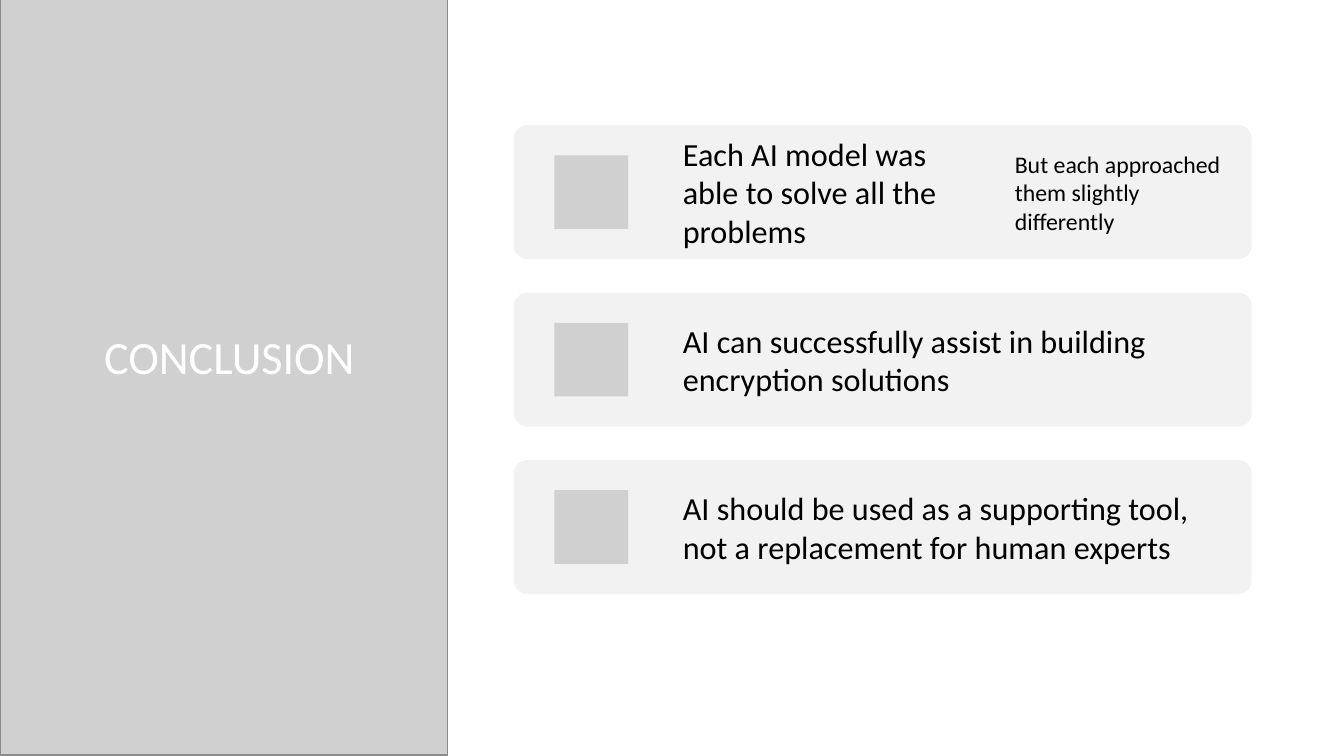
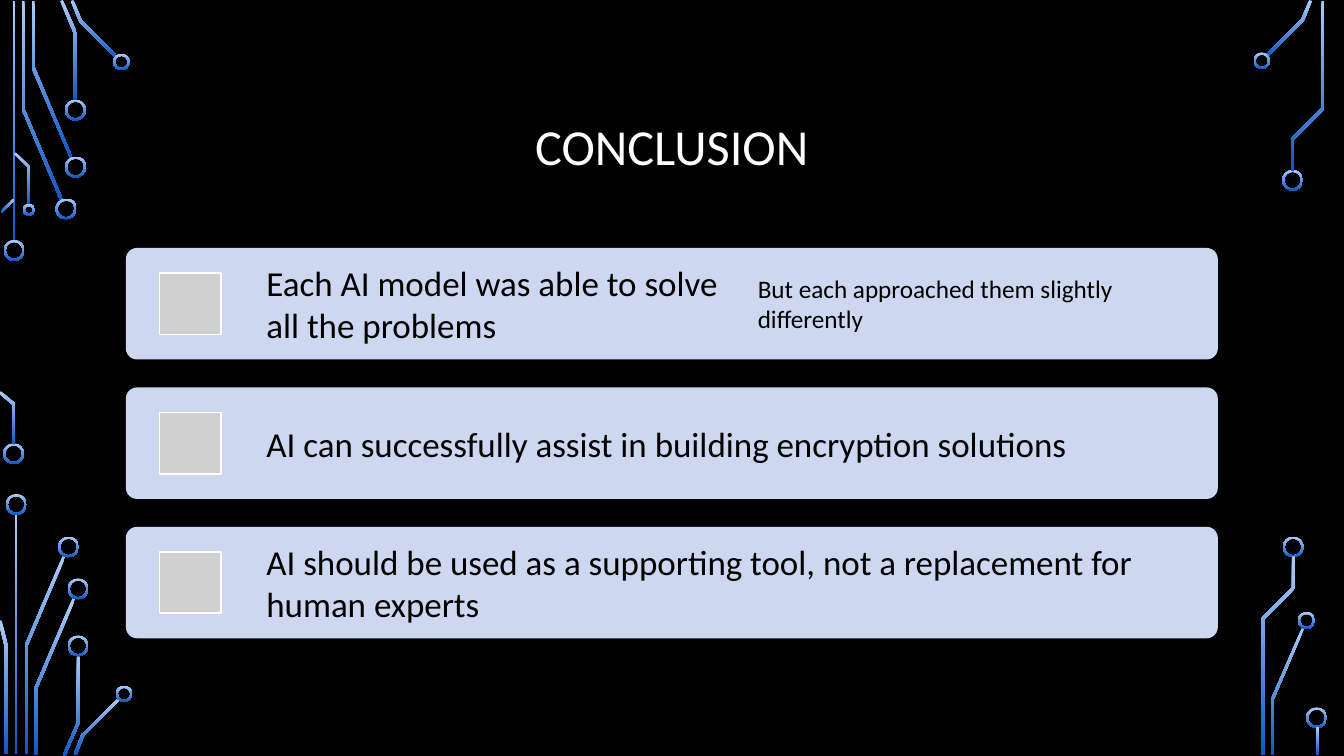
Before and after one commit to M0ck1ngjay178/CMSC-4200-AI, a slide deck: slide 16 of Project/slides/CMSC-4200-Group1-Project.pptx (slide 17 before the commit). Drawn at 1344x756 pixels with LibreOffice and Linux fonts; fonts in the diff are those of the drawing; grey boxes stand for pictures; background and template pictures are left out. Boxes give left, top, right and bottom in pixels: in the first picture for what was removed or moved away, otherwise in the second. Text is boxed around its words. In the diff, an @@ line names an element or a change of style, - is before the commit and + after.

```diff
--- a/Project/slides/CMSC-4200-Group1-Project.pptx
+++ b/Project/slides/CMSC-4200-Group1-Project.pptx
@@ rectangle removed at [0, 0, 1344, 756] @@
@@ picture removed at [0, 0, 448, 756] @@
@@ picture removed at [0, 0, 448, 755] @@
@@ title "CONCLUSION": place and size @@
-title "CONCLUSION" at [104, 344, 354, 374]
+title "CONCLUSION" at [535, 132, 808, 166]
@@ title "CONCLUSION" at [535, 132, 808, 166]: size 33 to 36 pt; alignment left to centre @@
@@ size 23 to 25 pt in 3 elements at [266, 550, 1131, 623], [266, 432, 1066, 463], [266, 271, 718, 344] @@
@@ text "Each AI model was able ...": place and size @@
-text "Each AI model was able ..." at [683, 143, 936, 249]
+text "Each AI model was able ..." at [266, 271, 718, 344]
@@ text "But each approached them slightly ...": place and size @@
-text "But each approached them slightly ..." at [1015, 156, 1220, 234]
+text "But each approached them slightly ..." at [758, 280, 1112, 332]
@@ text "But each approached them slightly ..." at [758, 280, 1112, 332]: size 17 to 18 pt @@
@@ text "AI can successfully assist in ...": place and size @@
-text "AI can successfully assist in ..." at [683, 330, 1145, 397]
+text "AI can successfully assist in ..." at [266, 432, 1066, 463]
@@ group removed at [514, 125, 1252, 594]: 3 rounded rectangles, 3 pictures @@
@@ text "AI should be used as ...": place and size @@
-text "AI should be used as ..." at [683, 497, 1188, 565]
+text "AI should be used as ..." at [266, 550, 1131, 623]
@@ group added at [126, 248, 1218, 639]: 3 rounded rectangles, 3 pictures @@
@@ group removed at [0, 0, 118, 755]: 7 freeform shapes, 1 rectangle @@
@@ group removed at [0, 0, 122, 755]: 9 freeform shapes, 2 rectangles @@
@@ group added at [3, 1, 1328, 754]: 21 freeform shapes, 1 rectangle @@
@@ fill gradient #134770 to #B4FFFF to gradient #ACCBF9 to #0E58C4 in 14 elements at [60, 0, 78, 101], [71, 0, 117, 58], [1, 199, 15, 213], [0, 391, 15, 445], [15, 514, 18, 755], [0, 620, 7, 754], [34, 598, 76, 755], [63, 655, 80, 756], [74, 698, 120, 755], [1266, 0, 1313, 56], [1271, 628, 1305, 755], [1292, 1, 1325, 171], [1261, 557, 1296, 755], [1317, 727, 1320, 755] @@
```
Also in this commit, not shown: 15 other slides changed, 1 slide removed, 1 other file.
